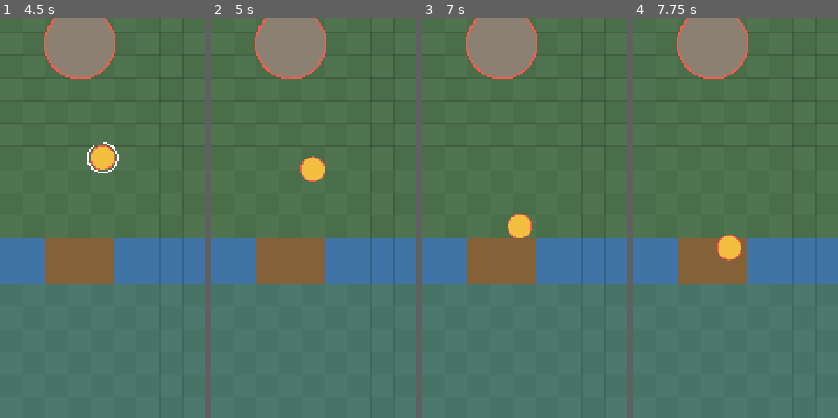
Above: before the commit, frames 1-4 (left to right).
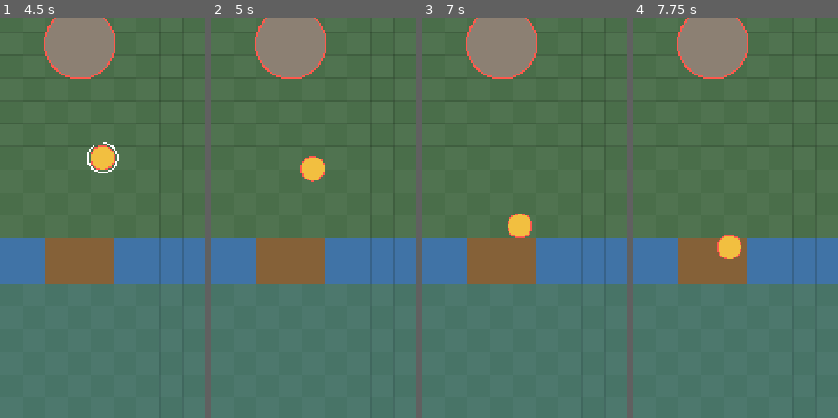
Above: after the commit, the same moments.

Repository: Coder-yui/ClashLegends
Game: Godot game, scene res://scenes/main.tscn
Same seed, same stepped clock (60 frames per second), same inputs: the game is played once before the commit and once after it.
Inputs:
- Up to frame 1 (4.5 s): click "单机对战 AI" at 0.5 s; click "提莫 2 费" at 1.25 s; click "盖伦 5 费" at 2 s; click "冰冻 [法术] 3 费" at 2.75 s; click "剑圣 3 费" at 3.5 s; click "提莫 2 费" at 4.25 s
- Up to frame 2 (5 s): no input
- Up to frame 3 (7 s): click "盖伦 5 费" at 5 s; click "冰冻 [法术] 3 费" at 5.75 s; click "剑圣 3 费" at 6.5 s
- Up to frame 4 (7.75 s): click "提莫 2 费" at 7.25 s
The pictures show only the part of the screen within x 0-50%, y 15-65%; the shares and areas given below are measured in that part.

Frame 1 is identical in both runs. In frame 2, less than 0.1% of the frame differs, in the area x 44-56%, y 34-41%; in frame 3, less than 0.1%; in frame 4, less than 0.1%.

Commit message:
fix: 统一高速单位渲染插值

Diff:
--- a/scripts/main.gd
+++ b/scripts/main.gd
@@ -267,6 +267,13 @@
 
 func is_net_client() -> bool:
 	return mode == "client"
+
+## 固定模拟完成后剩余时间占一个 tick 的比例。所有本地表现共用该值，避免各节点
+## 独立累计插值进度，或因 Unit / 3D 代理的 _process 顺序不同而前后跳动。
+func get_sim_interpolation_alpha() -> float:
+	if mode == "client":
+		return 1.0
+	return clampf(_sim_acc / SIM_DT, 0.0, 1.0)
 
 func _setup_battle_presentation() -> void:
 	if _battle_presentation != null:
--- a/scripts/presentation/unit_model_3d.gd
+++ b/scripts/presentation/unit_model_3d.gd
@@ -21,6 +21,8 @@
 var _dying := false
 
 func setup(unit: Unit, packed: PackedScene, camera: Camera3D, animations: Dictionary, forward_yaw: float) -> bool:
+	# 客户端 Unit 会在默认优先级更新快照插值；3D 代理随后读取最终位置。
+	process_priority = 10
 	var instance := packed.instantiate()
 	if not instance is Node3D:
 		push_warning("单位 3D 表现场景的根节点必须是 Node3D")
@@ -54,7 +56,7 @@
 	_sync_visual(false, delta)
 
 func _sync_visual(force: bool, delta: float) -> void:
-	var screen_position := _source.global_position + _source._vis_offset
+	var screen_position := _source.get_visual_screen_position()
 	var ground_position := _screen_to_ground(screen_position)
 	position = ground_position
 
--- a/scripts/unit.gd
+++ b/scripts/unit.gd
@@ -96,7 +96,6 @@
 
 # 渲染插值：sim 为 20Hz，渲染在上一模拟位置与当前位置间过渡
 var _prev_pos := Vector2.ZERO
-var _interp := 1.0
 var _vis_offset := Vector2.ZERO
 
 func setup(p_team: int, stats: Dictionary, _p_name: String) -> void:
@@ -152,9 +151,8 @@
 		return
 	if is_building or hp <= 0.0:
 		return
-	# 主机/单机：渲染层在两次模拟之间插值
-	_interp = minf(_interp + delta / SIM_DT, 1.0)
-	_vis_offset = (_prev_pos - position) * (1.0 - _interp)
+	# 主机/单机：使用 main 的统一模拟余量插值，不能让每个节点独立累计进度。
+	_vis_offset = get_visual_screen_position() - position
 	_sync_presentation(get_visual_state_code(), _facing_x)
 	queue_redraw()
 
@@ -176,6 +174,16 @@
 
 func get_facing_x() -> float:
 	return _facing_x
+
+## 3D 与 2D 表现都直接读取同一个最终渲染位置，不依赖彼此的 _process 执行顺序。
+func get_visual_screen_position() -> Vector2:
+	if _in_client_mode():
+		return global_position
+	var scene := get_tree().current_scene
+	var alpha := 1.0
+	if scene != null and scene.has_method("get_sim_interpolation_alpha"):
+		alpha = scene.get_sim_interpolation_alpha()
+	return _prev_pos.lerp(global_position, alpha)
 
 func get_attack_visual_serial() -> int:
 	return _attack_visual_serial
@@ -197,7 +205,6 @@
 	if hp <= 0.0:
 		return
 	_prev_pos = position
-	_interp = 0.0
 	_move_intent = Vector2.ZERO
 	_forced_movement = false
 	# CR 卡牌落地后有部署时间；期间不索敌、不移动、不可被锁定。
--- a/tests/mechanics_check.gd
+++ b/tests/mechanics_check.gd
@@ -36,6 +36,7 @@
 	_check_nearest_unit_or_building_target()
 	_check_per_card_sight()
 	_check_visual_state_contract()
+	_check_shared_render_interpolation()
 	_check_unit_reaches_and_damages_tower()
 	_check_garen_death_animation()
 	_check_masteryi_art_integration()
@@ -423,6 +424,28 @@
 	_expect(unit.visual_radius > unit.body_radius and unit._presentation != null, "单位美术尺寸与物理碰撞同样已解耦")
 	unit.free()
 
+func _check_shared_render_interpolation() -> void:
+	var stats: Dictionary = CardDB.all()["masteryi"].duplicate(true)
+	stats["deploy_time"] = 0.0
+	var unit := Unit.new()
+	unit.position = Vector2(300.0, 900.0)
+	unit.setup(0, stats, stats.name)
+	_main.add_child(unit)
+	unit._prev_pos = Vector2(300.0, 900.0)
+	unit.position = Vector2(300.0, 903.9)
+	var saved_accumulator: float = _main._sim_acc
+	_main._sim_acc = 0.0
+	var at_start := unit.get_visual_screen_position()
+	_main._sim_acc = _main.SIM_DT * 0.5
+	var at_half := unit.get_visual_screen_position()
+	_main._sim_acc = _main.SIM_DT
+	var at_end := unit.get_visual_screen_position()
+	_main._sim_acc = saved_accumulator
+	var monotonic := at_start.y < at_half.y and at_half.y < at_end.y
+	var exact := is_equal_approx(at_start.y, 900.0) and is_equal_approx(at_half.y, 901.95) and is_equal_approx(at_end.y, 903.9)
+	_expect(monotonic and exact, "高速单位使用主模拟器统一 alpha 在前后状态间单调插值")
+	unit.free()
+
 func _check_unit_reaches_and_damages_tower() -> void:
 	var stats: Dictionary = CardDB.all()["garen"].duplicate(true)
 	stats["deploy_time"] = 0.0
@@ -504,13 +527,16 @@
 	var attached: bool = _main._battle_presentation.attach_unit(unit, stats)
 	unit.take_damage(unit.max_hp + 1.0)
 	var death_view_found := false
+	var process_order_ok := false
 	for child in _main._battle_presentation._world_root.get_children():
 		if child is UnitModel3D and child._source == unit:
 			var view := child as UnitModel3D
 			death_view_found = view._dying and view._animation_player.current_animation == "Death"
+			process_order_ok = view.process_priority > unit.process_priority
 			view.free()
 			break
 	_expect(attached and death_view_found, "剑圣死亡时由独立 3D 代理播放完整 Death")
+	_expect(process_order_ok, "客户端 3D 代理在 Unit 快照插值完成后读取最终位置")
 	if is_instance_valid(unit):
 		unit.free()
 	if sample != null:
